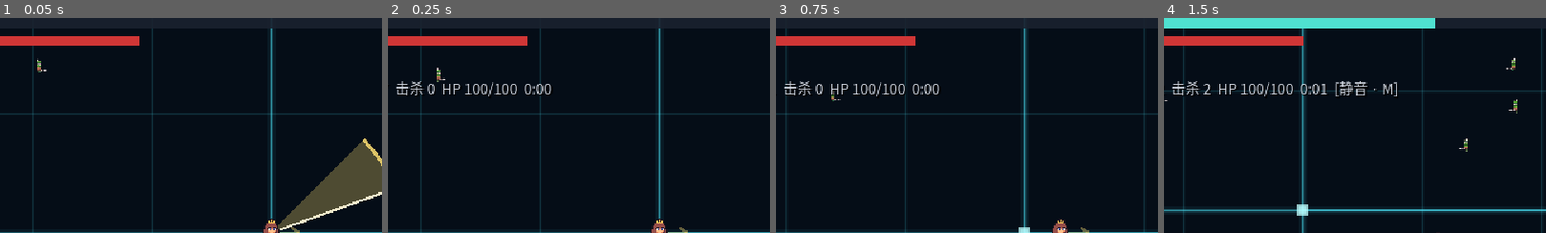
Above: before the commit, frames 1-4 (left to right).
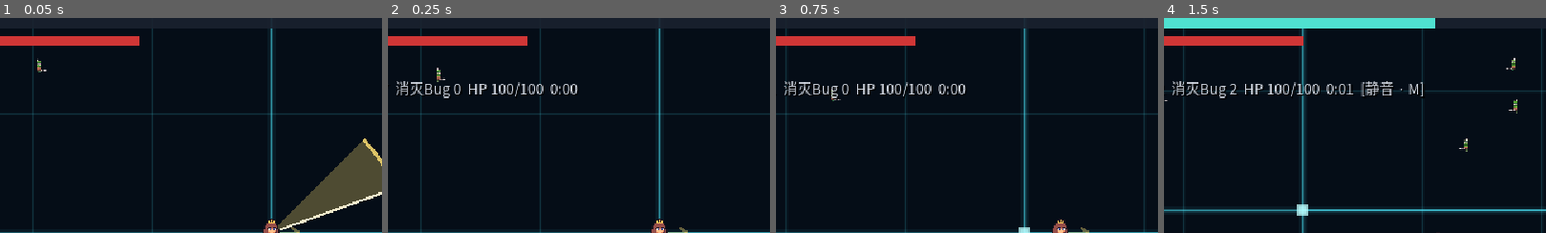
Above: after the commit, the same moments.

Repository: xy5945/CodeSurvivors
Game: Godot game, scene res://main.tscn
Same seed, same stepped clock (60 frames per second), same inputs: the game is played once before the commit and once after it.
Inputs (mouse positions are % of the whole screen's width and height, from its top left):
- Up to frame 1 (0.05 s): no input
- Up to frame 2 (0.25 s): no input
- Up to frame 3 (0.75 s): move the mouse to (72, 45) at 0.52 s; hold D (move_right) from 0.53 s (still down); tap Tab (build_panel) at 0.6 s; click (72, 45) at 0.67 s
- Up to frame 4 (1.5 s): move the mouse to (30, 55) at 1.27 s; release D (move_right) at 1.28 s; hold S (move_down) from 1.28 s (still down); tap M at 1.35 s
The pictures show only the part of the screen within x 14-64%, y 0-50%; the shares and areas given below are measured in that part.

Frame 1 is identical in both runs. In frame 2, 1.5% of the frame differs, in the area x 2-50%, y 29-38%; in frame 3, 1.5%; in frame 4, 2.2%, in the area x 2-69%, y 29-38%.

Commit message:
术语统一：结算'内存资源'→'变量'（与知识卡一致）；HUD 三处'击杀'→'消灭Bug'
- result_ui：变量行（数值同 gems_collected）
- hud：常规/死亡/通关三行状态文案同步改
- 截图确认 HUD 一行放得下、与右上知识卡无重叠；--resulttest 全绿

Diff:
--- a/ui/hud.gd
+++ b/ui/hud.gd
@@ -126,15 +126,15 @@
 	_lv_label.text = "Lv %d" % sim.level
 
 	if sim.dead:
-		_info.text = "FPS %d  击杀 %d  存活 %s\n程序已崩溃 (Fatal Error)" % [
+		_info.text = "FPS %d  消灭Bug %d  存活 %s\n程序已崩溃 (Fatal Error)" % [
 			int(_fps), sim.kills, _fmt_time(sim.time)
 		]
 	elif sim.victory:
-		_info.text = "FPS %d  击杀 %d  通关用时 %s\nBUILD SUCCESSFUL · 编译成功" % [
+		_info.text = "FPS %d  消灭Bug %d  通关用时 %s\nBUILD SUCCESSFUL · 编译成功" % [
 			int(_fps), sim.kills, _fmt_time(sim.time)
 		]
 	else:
-		_info.text = "FPS %d  敌人 %d  击杀 %d  HP %d/%d  %s%s" % [
+		_info.text = "FPS %d  敌人 %d  消灭Bug %d  HP %d/%d  %s%s" % [
 			int(_fps), sim.enemies.count, sim.kills,
 			int(sim.player_hp), int(sim.max_hp), _fmt_time(sim.time),
 			"  [静音 · M]" if Sfx.is_muted() else ""
--- a/ui/result_ui.gd
+++ b/ui/result_ui.gd
@@ -81,7 +81,7 @@
 	_row("用时", _fmt(sim.time))
 	_row("消灭 Bug", "%d 个" % sim.kills)
 	_row("等级", "Lv %d" % sim.level)
-	_row("内存资源", "%d" % sim.gems_collected)
+	_row("变量", "%d" % sim.gems_collected)
 	_row("补丁包 / 宝箱", "%d / %d" % [sim.patches_collected, sim.chests_collected])
 	_row("知识卡解锁", "%d / %d" % [unlocked, total])
 
